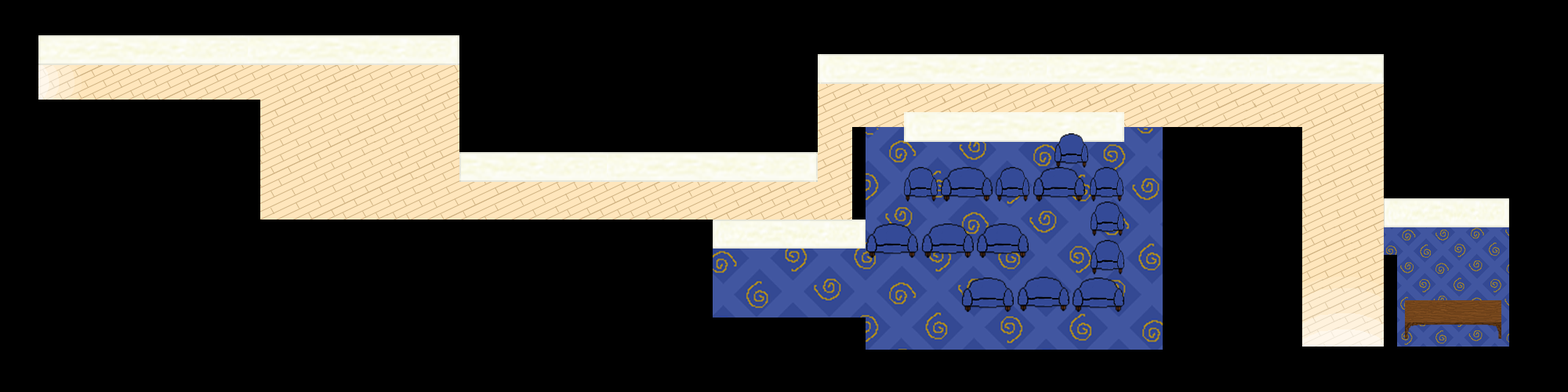
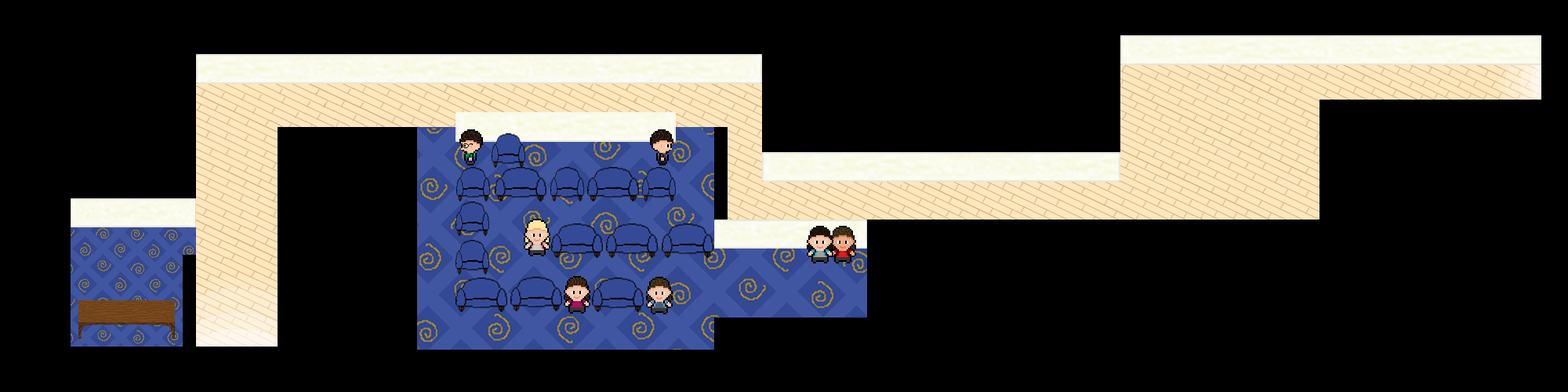
Comparing the layer stacks of the two 1568×392 images. Changes:
renamed "Layer 1" to "LOADZONES", hid it, painted on it over [left=77, top=66, right=1540, bottom=349]
added layer "trainers" above "furniture" over [left=459, top=129, right=857, bottom=315]
painted on "furniture" over [left=78, top=133, right=1502, bottom=339]
removed layer "Main Entrance Light" over [left=1302, top=276, right=1384, bottom=347]
removed layer "Side Entrance Light" over [left=38, top=65, right=82, bottom=100]
painted on "Walls" over [left=38, top=35, right=1542, bottom=249]
painted on "Floor" over [left=38, top=65, right=1542, bottom=350]
painted on "MASK" over [left=38, top=65, right=1542, bottom=350]
